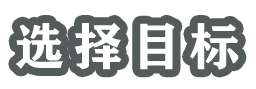
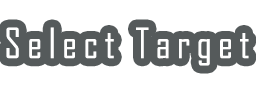
Layered file, before and after one edit (256px x 89px). Changes by layer:
renamed "选择目标" to "Select Target", painted on it over <box>6,22,249,70</box>
